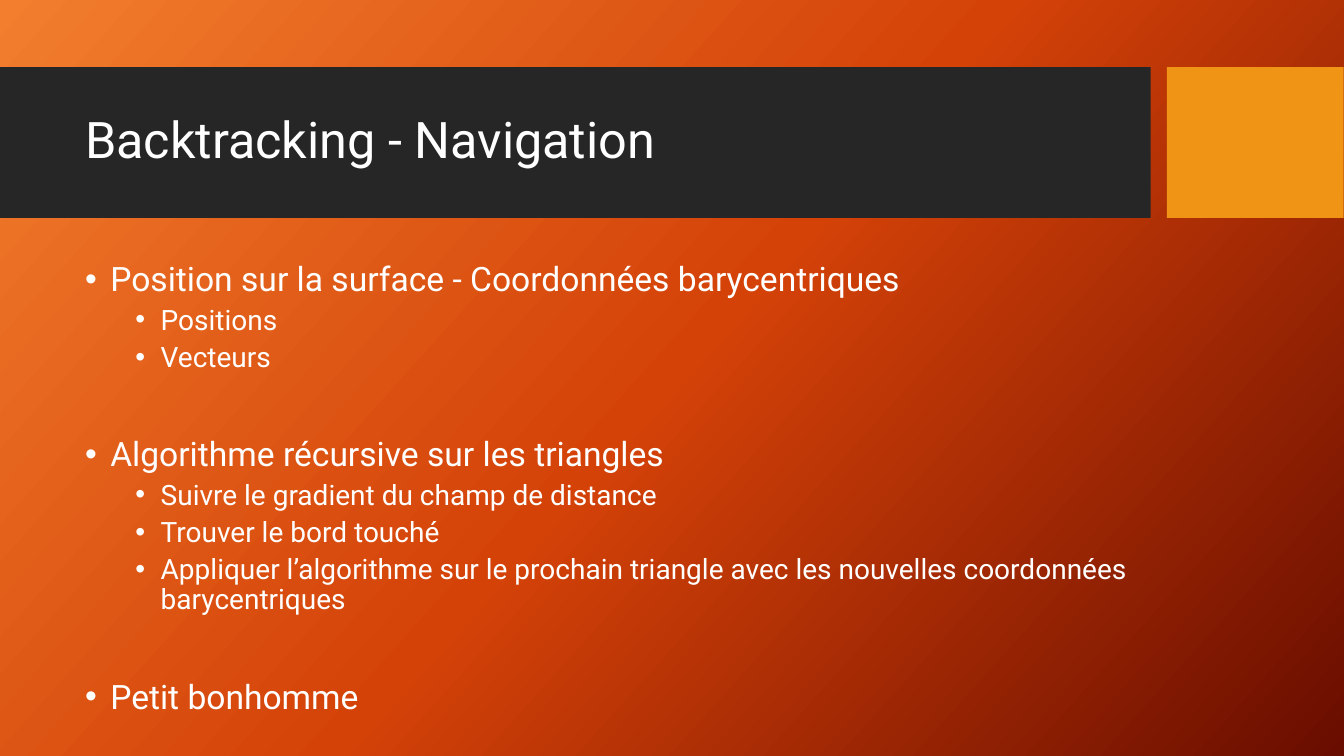
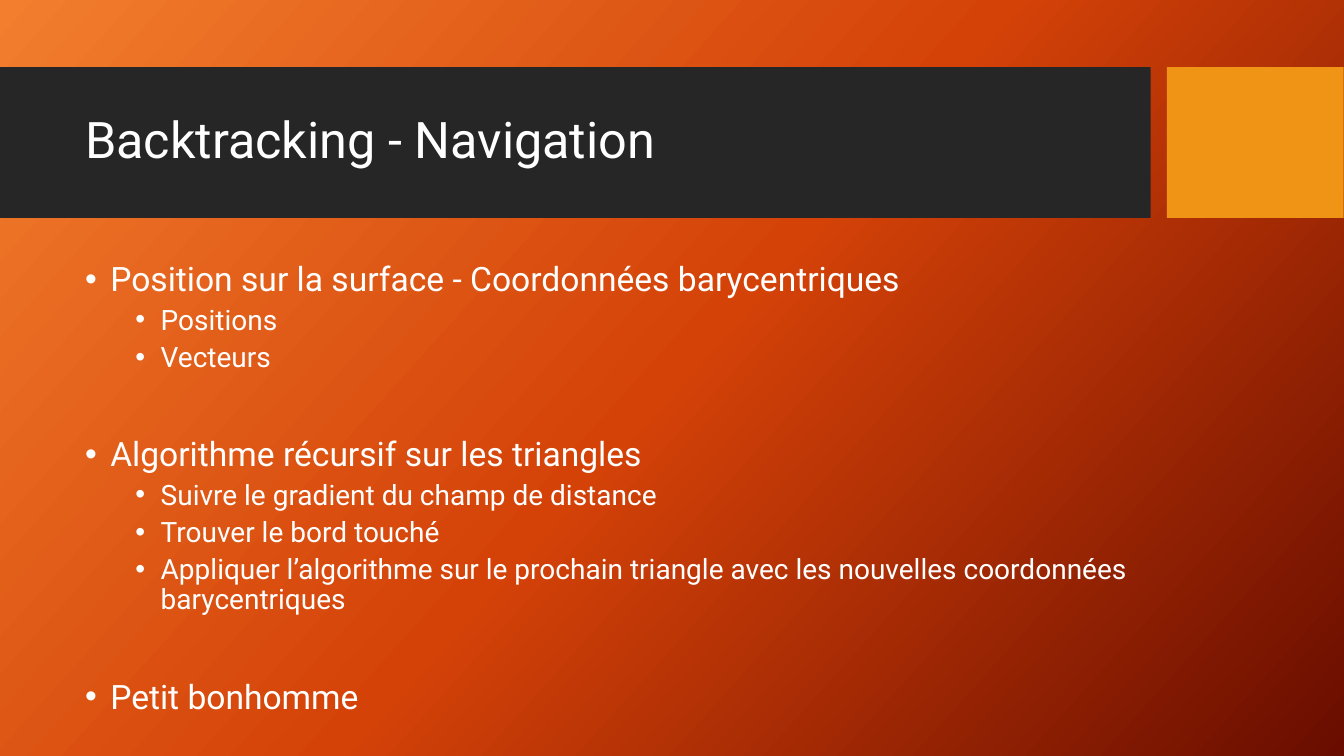
Before and after one commit to supercontact/PathFinding, a slide deck: slide 16 of report/Geodesics in Heat.pptx. Drawn at 1344x756 pixels with LibreOffice and Linux fonts; fonts in the diff are those of the drawing; background and template pictures are left out. Boxes give left, top, right and bottom in pixels: in the first picture for what was removed or moved away, otherwise in the second. Text is boxed around its words. In the diff, an @@ line names an element or a change of style, - is before the commit and + after.

Commit message:
typo

```diff
--- a/report/Geodesics in Heat.pptx
+++ b/report/Geodesics in Heat.pptx
@@ text at (x1=110, y1=440, x2=642, y2=473): text changed @@
-• Algorithme récursive sur les triangles
+• Algorithme récursif sur les triangles
```
